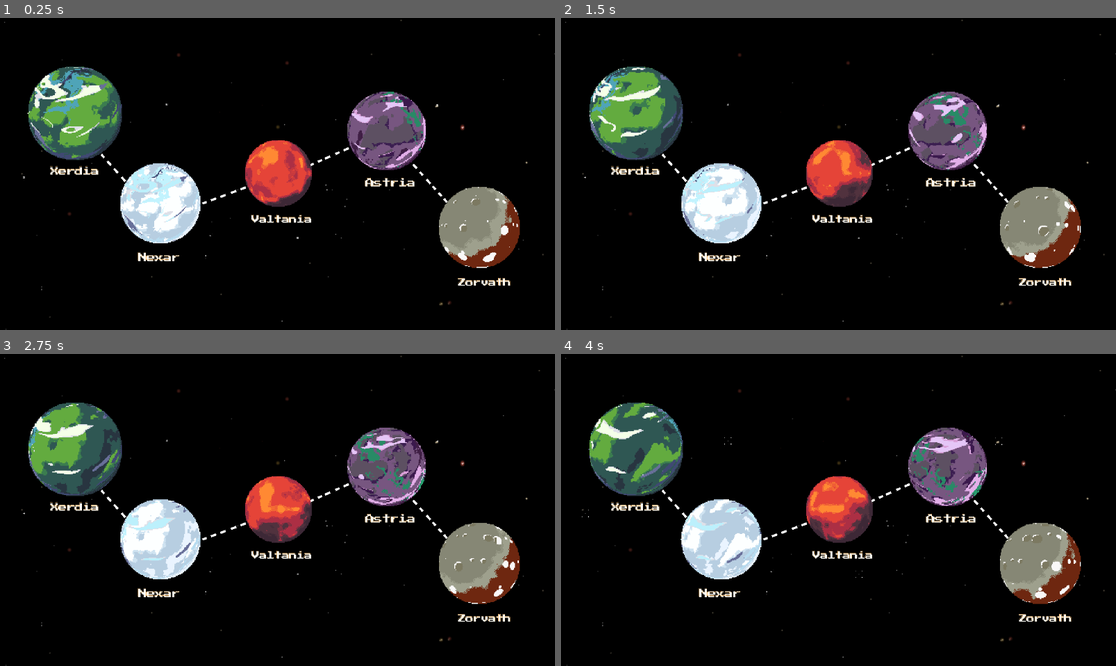
Above: before the commit, frames 1-4 (two rows, left to right).
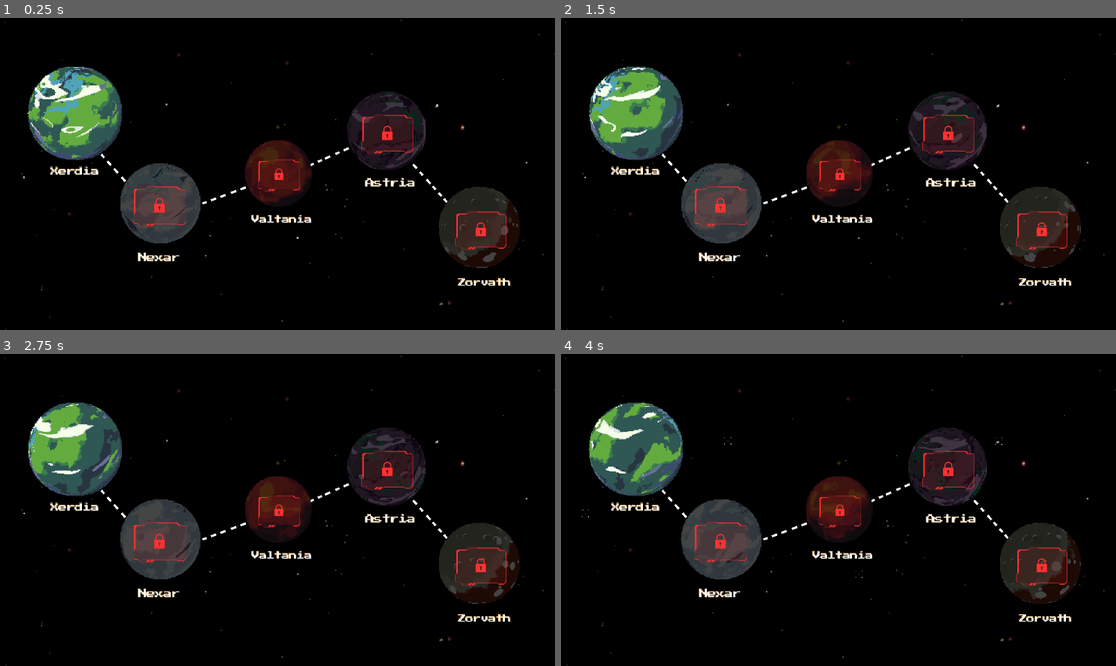
Above: after the commit, the same moments.

Repository: OneMapleLeaf/godot_finals_project
Game: Godot game, scene res://planets.tscn
Two runs of this game, one before a commit and one after it. Both use one fixed random seed, a clock stepped at 60 frames per second and the inputs below. This scene is started directly instead of the project's main scene.
Inputs:
- Up to frame 1 (0.25 s): no input
- Up to frame 2 (1.5 s): hold D (D) 0.53-1.28 s; tap S (S) at 0.8, 1.35 s
- Up to frame 3 (2.75 s): tap D (D) at 1.55 s; hold A (A) from 2.03 s (still down); tap S (S) at 2.3 s
- Up to frame 4 (4 s): release A (A) at 2.78 s; tap D (D) at 2.85 s; hold S (S) from 3.53 s (still down)

The runs differ from the first frame. In frame 1, 11% of the frame differs, in the area x 21-94%, y 23-81%; in frame 2, 11%; in frame 3, 11%; in frame 4, 11%.

Commit message:
Added locks

Diff:
--- a/planets.tscn
+++ b/planets.tscn
@@ -13,6 +13,7 @@
 [ext_resource type="Texture2D" uid="uid://56eiywomdtq3" path="res://assets/ValName.png" id="11_um0gg"]
 [ext_resource type="Texture2D" uid="uid://8otjpbumilvj" path="res://assets/zorvName.png" id="12_7vm0p"]
 [ext_resource type="Texture2D" uid="uid://bqtl4ocul0vn6" path="res://assets/XerName.png" id="13_c74fs"]
+[ext_resource type="Texture2D" uid="uid://bao3bsulxutxf" path="res://assets/redfutuisticlock.png" id="15_um0gg"]
 
 [node name="Node2D" type="Node2D"]
 
@@ -55,18 +56,22 @@
 scale = Vector2(1.96856, 1.96856)
 
 [node name="nexar" parent="." instance=ExtResource("3_omd77")]
+modulate = Color(0.27, 0.27, 0.27, 1)
 position = Vector2(332, 384)
 scale = Vector2(1.67464, 1.67464)
 
 [node name="valtania" parent="." instance=ExtResource("4_lihnd")]
+modulate = Color(0.27, 0.27, 0.27, 1)
 position = Vector2(577, 322)
 scale = Vector2(1.39595, 1.39595)
 
 [node name="astria" parent="." instance=ExtResource("5_ox4fd")]
+modulate = Color(0.27, 0.27, 0.27, 1)
 position = Vector2(802, 234)
 scale = Vector2(1.64399, 1.64399)
 
 [node name="zorvath" parent="." instance=ExtResource("6_yk03e")]
+modulate = Color(0.27, 0.27, 0.27, 1)
 position = Vector2(994, 434)
 scale = Vector2(1.69562, 1.69562)
 
@@ -111,3 +116,24 @@
 position = Vector2(148, 318)
 scale = Vector2(0.29918, 0.29918)
 texture = ExtResource("13_c74fs")
+
+[node name="Redfutuisticlock" type="Sprite2D" parent="."]
+texture_filter = 1
+position = Vector2(331, 392)
+scale = Vector2(0.25663, 0.25663)
+texture = ExtResource("15_um0gg")
+
+[node name="Redfutuisticlock2" type="Sprite2D" parent="."]
+position = Vector2(579, 327)
+scale = Vector2(0.204073, 0.204073)
+texture = ExtResource("15_um0gg")
+
+[node name="Redfutuisticlock3" type="Sprite2D" parent="."]
+position = Vector2(804, 242)
+scale = Vector2(0.249937, 0.249937)
+texture = ExtResource("15_um0gg")
+
+[node name="Redfutuisticlock4" type="Sprite2D" parent="."]
+position = Vector2(998, 442)
+scale = Vector2(0.244357, 0.244357)
+texture = ExtResource("15_um0gg")
Binary file added: assets/redfutuisticlock.png
Not shown, added: assets/redfutuisticlock.png.import
Not shown: 1 places in planets.tscn that only renumber resources
Not shown: 1 places in spaceship.tscn that only renumber resources
